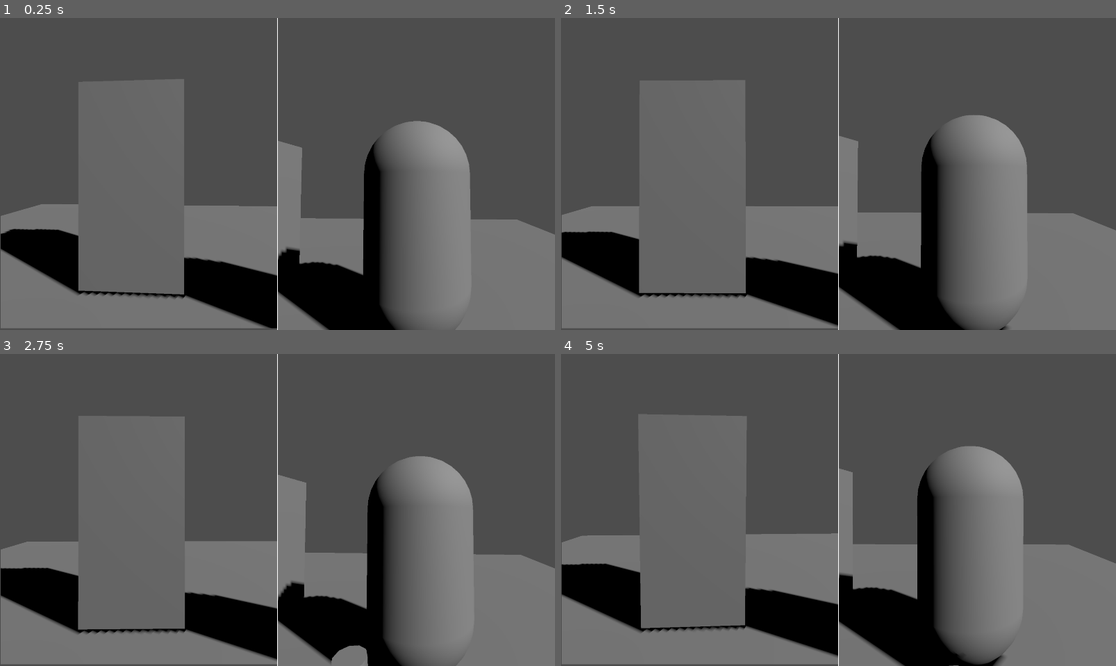
Above: before the commit, frames 1-4 (two rows, left to right).
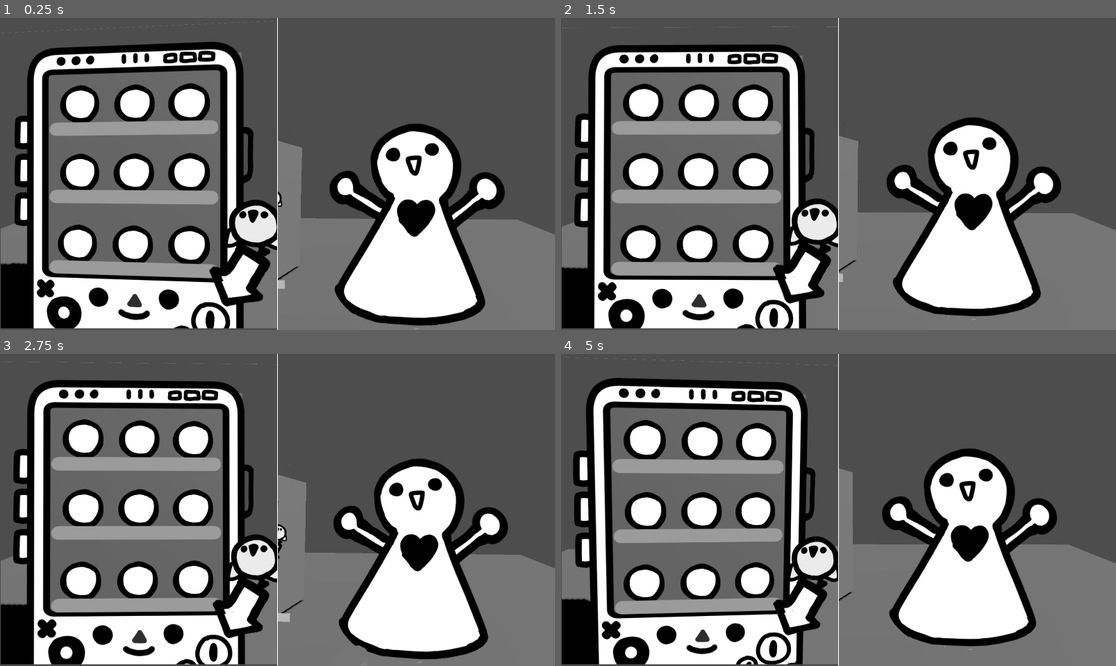
Above: after the commit, the same moments.

Repository: tombuben/automat
Game: Godot game, scene res://Scenes/main_scene.tscn
Two runs of this game, one before a commit and one after it. Both use one fixed random seed, a clock stepped at 60 frames per second and the inputs below. The project has no main scene, so this scene is started directly.
Inputs (mouse positions are in pixels of both pictures, inside the frame that each line leads up to):
- Up to frame 1 (0.25 s): no input
- Up to frame 2 (1.5 s): move the mouse to (960, 158) at 0.52 s; click (960, 158) at 0.67 s; move the mouse to (727, 189) at 1.27 s; click (727, 189) at 1.42 s
- Up to frame 3 (2.75 s): move the mouse to (333, 441) at 2.02 s; click (333, 441) at 2.17 s
- Up to frame 4 (5 s): move the mouse to (810, 572) at 2.77 s; click (810, 572) at 2.92 s; move the mouse to (1005, 556) at 3.52 s; click (1005, 556) at 3.67 s; move the mouse to (672, 463) at 4.27 s; click (672, 463) at 4.42 s

The runs differ from the first frame. In frame 1, 46% of the frame differs, in the area x 0-91%, y 0-100%; in frame 2, 46%; in frame 3, 46%; in frame 4, 47%, in the area x 0-90%, y 0-100%.

Commit message:
Add concept visuals

Diff:
--- a/Scenes/main_scene.tscn
+++ b/Scenes/main_scene.tscn
@@ -1,9 +1,10 @@
-[gd_scene load_steps=7 format=3 uid="uid://b6qthxoydelxv"]
+[gd_scene load_steps=8 format=3 uid="uid://b6qthxoydelxv"]
 
 [ext_resource type="Script" uid="uid://c56o0l1eo5f5k" path="res://Scripts/world_view.gd" id="1_52fb6"]
 [ext_resource type="PackedScene" uid="uid://c2vjbnjw2np13" path="res://Subscenes/random_item.tscn" id="2_6l7je"]
 [ext_resource type="Script" uid="uid://dmbu0fdp3hxqq" path="res://Scripts/rotate_around.gd" id="2_x6ack"]
 [ext_resource type="PackedScene" uid="uid://b8l8mhyb5sfwf" path="res://Subscenes/random_person.tscn" id="3_jv6wh"]
+[ext_resource type="Texture2D" uid="uid://dc3kn44ygtcai" path="res://Assets/concepts/automatCleanConceptProBubnu1.png" id="5_iacmt"]
 
 [sub_resource type="BoxShape3D" id="BoxShape3D_6l7je"]
 size = Vector3(10, 0.1, 10)
@@ -26,6 +27,10 @@
 [node name="Automat" type="CSGBox3D" parent="."]
 transform = Transform3D(1, 0, 0, 0, 1, 0, 0, 0, 1, -1.16859, 1.08019, -0.00439191)
 size = Vector3(1, 2, 0.7)
+
+[node name="Sprite3D" type="Sprite3D" parent="."]
+transform = Transform3D(0.16, 0, 0, 0, 0.16, 0, 0, 0, 0.16, -1.15448, 0.995817, 0.364562)
+texture = ExtResource("5_iacmt")
 
 [node name="DirectionalLight3D" type="DirectionalLight3D" parent="."]
 transform = Transform3D(0.54822, -0.503586, 0.667724, 0, 0.798394, 0.602136, -0.836334, -0.330103, 0.437696, 3.26873, 2.51421, 0)
@@ -53,11 +58,11 @@
 render_target_update_mode = 4
 
 [node name="RotateAround" type="Node3D" parent="Control/SubViewportContainer/SubViewport"]
-transform = Transform3D(1, 0, 0, 0, 1, 0, 0, 0, 1, -1.09219, 1.2135, 0.168213)
+transform = Transform3D(1, 0, 0, 0, 1, 0, 0, 0, 1, -1.17864, 1.50314, 0.0504672)
 script = ExtResource("2_x6ack")
 
 [node name="AutomatView" type="Camera3D" parent="Control/SubViewportContainer/SubViewport/RotateAround"]
-transform = Transform3D(1, 0, 0, 0, 1, 0, 0, 0, 1, 0, 0, 2.08913)
+transform = Transform3D(1, 0, 0, 0, 1, 0, 0, 0, 1, 0, 0, 1.30489)
 
 [node name="SubViewportContainer2" type="SubViewportContainer" parent="Control"]
 layout_mode = 0
--- a/Subscenes/random_person.tscn
+++ b/Subscenes/random_person.tscn
@@ -1,4 +1,6 @@
-[gd_scene load_steps=4 format=3 uid="uid://b8l8mhyb5sfwf"]
+[gd_scene load_steps=5 format=3 uid="uid://b8l8mhyb5sfwf"]
+
+[ext_resource type="Texture2D" uid="uid://b6vfboinyegqy" path="res://Assets/concepts/NPCConcept.png" id="1_sr24p"]
 
 [sub_resource type="CapsuleShape3D" id="CapsuleShape3D_8gkds"]
 
@@ -15,7 +17,12 @@
 shape = SubResource("CapsuleShape3D_8gkds")
 
 [node name="MeshInstance3D" type="MeshInstance3D" parent="RigidBody3D"]
+visible = false
 mesh = SubResource("CapsuleMesh_8gkds")
+
+[node name="Sprite3D" type="Sprite3D" parent="RigidBody3D"]
+transform = Transform3D(0.4, 0, 0, 0, 0.4, 0, 0, 0, 0.4, 0, 0, 0)
+texture = ExtResource("1_sr24p")
 
 [node name="PinJoint3D" type="PinJoint3D" parent="."]
 transform = Transform3D(1, 0, 0, 0, 1, 0, 0, 0, 1, 0, -0.5, 0)
Not shown, added: Assets/concepts/NPCConcept.png.import
Not shown, added: Assets/concepts/automatCleanConceptProBubnu1.png.import
